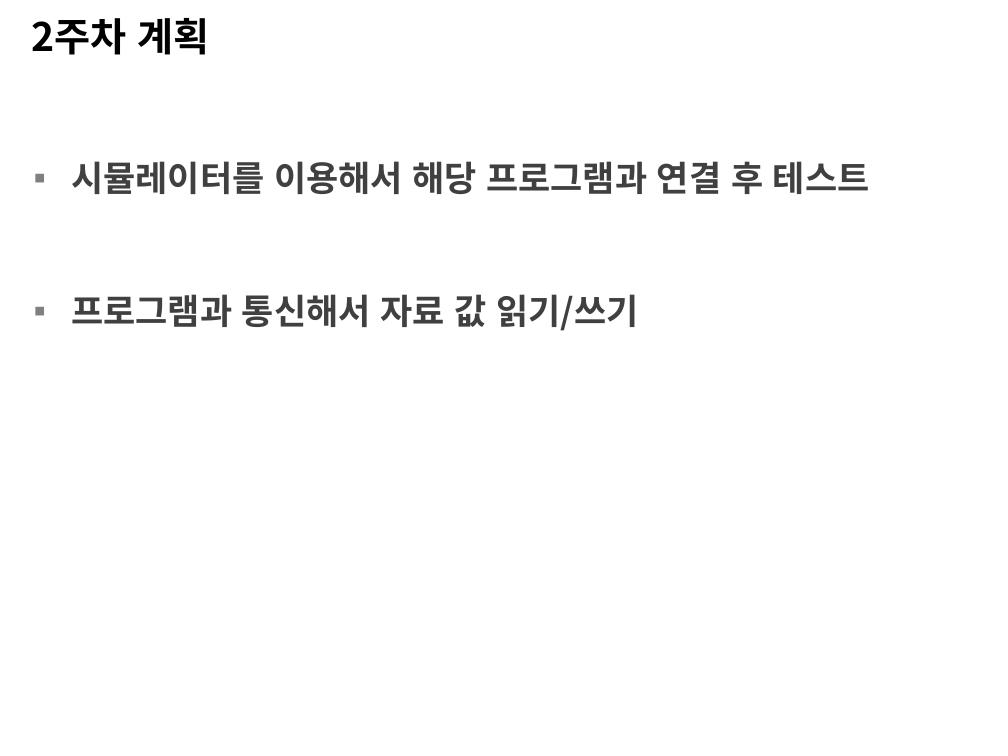
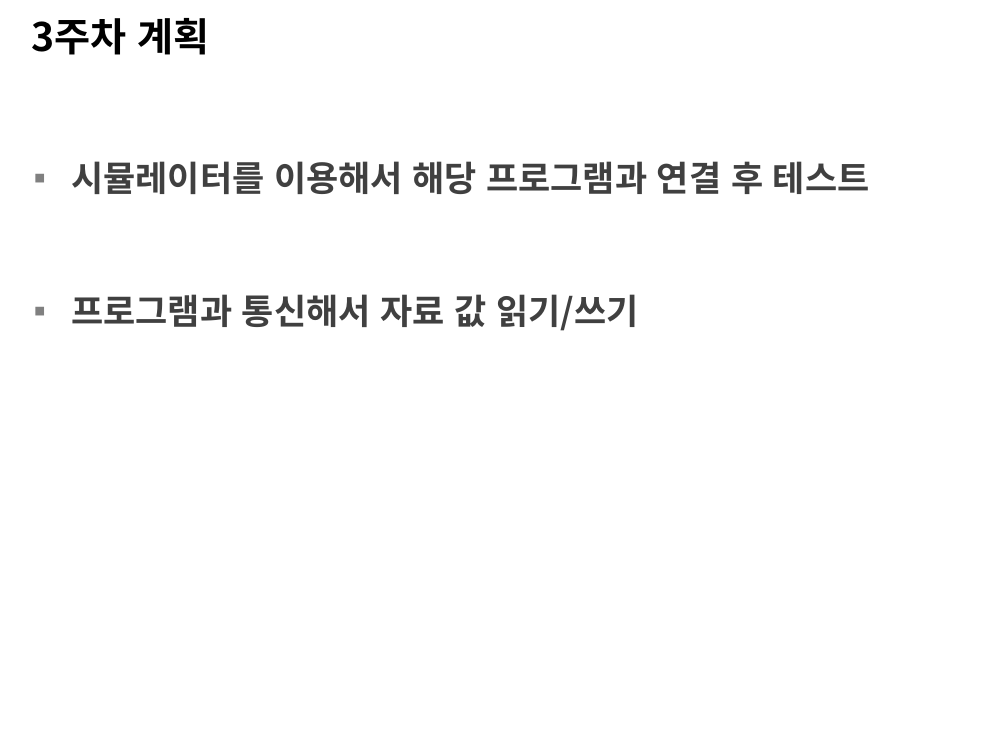
Before and after one commit to KimGumin/security119, a slide deck: slide 3 of 2020-01-20-김구민.pptx. Drawn at 1008x756 pixels with LibreOffice and Linux fonts; fonts in the diff are those of the drawing; background and template pictures are left out. Boxes give left, top, right and bottom in pixels: in the first picture for what was removed or moved away, otherwise in the second. Text is boxed around its words. In the diff, an @@ line names an element or a change of style, - is before the commit and + after.

```diff
--- a/2020-01-20-김구민.pptx
+++ b/2020-01-20-김구민.pptx
@@ title at box(32, 18, 210, 55): text changed @@
-2주차 계획
+3주차 계획
```
Also in this commit, not shown: 4 other slides changed, 2 other files.
